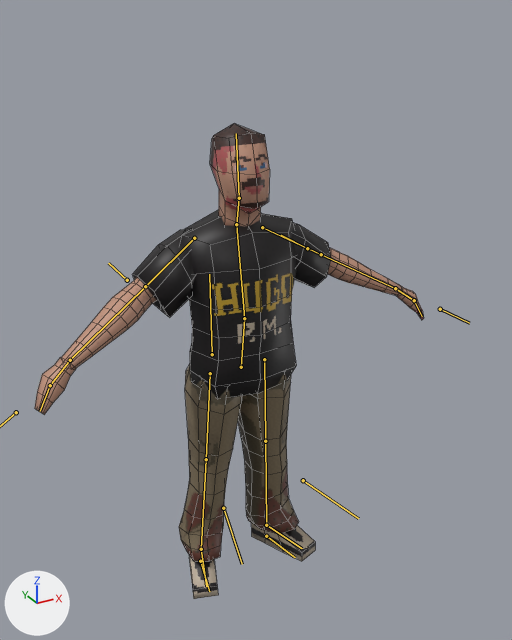
An edit to the Blender file models/jordi/jordi.blend, drawn before and after from the same camera.
Both versions are drawn from a 50 mm lens placed at (-1.19, -2.28, 2.33), pointed at (-0.07, -0.25, 1.32). The lights are fixed; the arrows at lower left show +X, +Y and +Z. The picture after the commit comes second. The bones that bend it are drawn over the model as lines. Mesh edges are drawn as thin lines.

In view in the first picture: 'torso'.
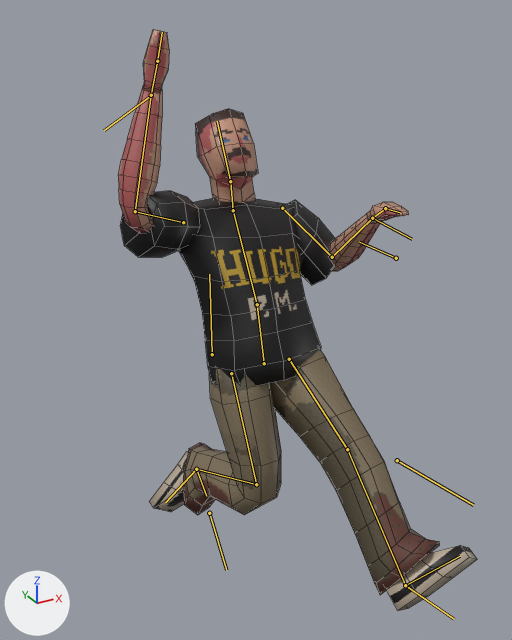
The newer file adds an action. The first version stands in its rest pose; the second is drawn at frame 8 of the action 'Jump'.

Location of each change, (x1, y1, x2, y2) in pixels of the pictures (512 x 640 px):
'torso', posed (8% narrower, 22% taller): before (35, 123, 424, 599); after (118, 29, 477, 611)
bone 'ik_leg.r', root to tip: before (200, 561) to (209, 591); after (196, 469) to (206, 496)
bone 'ik_hand.l', root to tip: before (440, 309) to (469, 323); after (372, 218) to (412, 239)
bone 'ik_leg.l', root to tip: before (266, 536) to (295, 557); after (405, 585) to (454, 619)
bone 'Bone', root to tip: before (241, 367) to (244, 318); after (264, 363) to (257, 304)
bone 'arm1_r', root to tip: before (194, 238) to (145, 286); after (183, 222) to (135, 211)
bone 'arm1_l', root to tip: before (262, 227) to (321, 254); after (282, 208) to (332, 257)
bone 'foot_r', root to tip: before (201, 549) to (206, 586); after (196, 469) to (165, 502)
bone 'foot_l', root to tip: before (266, 525) to (302, 548); after (405, 585) to (460, 556)
bone 'ik_leg_pole.r', root to tip: before (223, 508) to (242, 564); after (209, 513) to (226, 570)
bone 'ik_leg_pole.l', root to tip: before (303, 480) to (358, 518); after (397, 460) to (473, 505)
bone 'ik_arm_pole.l', root to tip: before (307, 248) to (281, 235); after (396, 258) to (359, 242)

Edits to the bpy script that builds the scene:
```text
Change bone_ik_leg_r:
    where bone_ik_leg_r = bpy.data.objects['armature'].pose.bones['ik_leg.r']  # child of 'Bone.004'
    bone_ik_leg_r.location: (0.0, 0.0, 0.0) -> (0.0, 0.0, -0.51)
Change bone_ik_hand_r:
    where bone_ik_hand_r = bpy.data.objects['armature'].pose.bones['ik_hand.r']  # child of 'Bone.004'
    bone_ik_hand_r.location: (0.0, 0.0, 0.0) -> (0.538, -0.98, -0.052)
Change bone_ik_hand_l:
    where bone_ik_hand_l = bpy.data.objects['armature'].pose.bones['ik_hand.l']  # child of 'Bone.004'
    bone_ik_hand_l.location: (0.0, 0.0, 0.0) -> (-0.184, -0.748, 0.289)
Change bone_ik_leg_l:
    where bone_ik_leg_l = bpy.data.objects['armature'].pose.bones['ik_leg.l']  # child of 'Bone.004'
    bone_ik_leg_l.location: (0.0, 0.0, 0.0) -> (-0.212, 0.943, -0.508)
Change bone_bone:
    where bone_bone = bpy.data.objects['armature'].pose.bones['Bone']  # child of 'Bone.004'
    bone_bone.location: (0.0, 0.0, 0.0) -> (0.172, 0.125, 0.0)
    bone_bone.rotation_quaternion: (1.0, 0.0, 0.0, 0.0) -> (0.982, 0.0, 0.0, 0.189)  # degrees (0, 0, 0) -> degrees (0, 0, 22)
Change bone_arm1_r:
    where bone_arm1_r = bpy.data.objects['armature'].pose.bones['arm1_r']  # child of 'Bone.001'
    bone_arm1_r.location: (0.0, 0.0, 0.0) -> (0.066, 0.058, -0.041)
Change bone_arm1_l:
    where bone_arm1_l = bpy.data.objects['armature'].pose.bones['arm1_l']  # child of 'Bone.001'
    bone_arm1_l.location: (0.0, 0.0, 0.0) -> (-0.066, 0.058, -0.041)
Change bone_foot_r:
    where bone_foot_r = bpy.data.objects['armature'].pose.bones['foot_r']  # child of 'leg2_r'
    bone_foot_r.rotation_quaternion: (1.0, 0.0, 0.0, 0.0) -> (0.927, 0.004, -0.2, -0.318)  # degrees (0, 0, 0) -> degrees (8, -22, -40)
Change bone_foot_l:
    where bone_foot_l = bpy.data.objects['armature'].pose.bones['foot_l']  # child of 'leg2_l'
    bone_foot_l.rotation_quaternion: (1.0, 0.0, 0.0, 0.0) -> (0.994, 0.029, -0.074, -0.079)  # degrees (0, 0, 0) -> degrees (4, -8, -9)
Change bone_ik_leg_pole_r:
    where bone_ik_leg_pole_r = bpy.data.objects['armature'].pose.bones['ik_leg_pole.r']  # child of 'Bone.004'
    bone_ik_leg_pole_r.location: (0.0, 0.0, 0.0) -> (-0.06, 0.015, 0.0)
Change bone_ik_leg_pole_l:
    where bone_ik_leg_pole_l = bpy.data.objects['armature'].pose.bones['ik_leg_pole.l']  # child of 'Bone.004'
    bone_ik_leg_pole_l.location: (0.0, 0.0, 0.0) -> (-0.052, 0.475, -0.41)
Change bone_ik_arm_pole_r:
    where bone_ik_arm_pole_r = bpy.data.objects['armature'].pose.bones['ik_arm_pole.r']  # child of 'Bone.004'
    bone_ik_arm_pole_r.location: (0.0, 0.0, 0.0) -> (-0.239, -0.016, 0.607)
    bone_ik_arm_pole_r.scale: (1.0, 1.0, 1.0) -> (1.35, 1.35, 1.35)
Change bone_ik_arm_pole_l:
    where bone_ik_arm_pole_l = bpy.data.objects['armature'].pose.bones['ik_arm_pole.l']  # child of 'Bone.004'
    bone_ik_arm_pole_l.location: (0.0, 0.0, 0.0) -> (0.184, 0.137, 0.607)
    bone_ik_arm_pole_l.scale: (1.0, 1.0, 1.0) -> (1.35, 1.35, 1.35)
```
